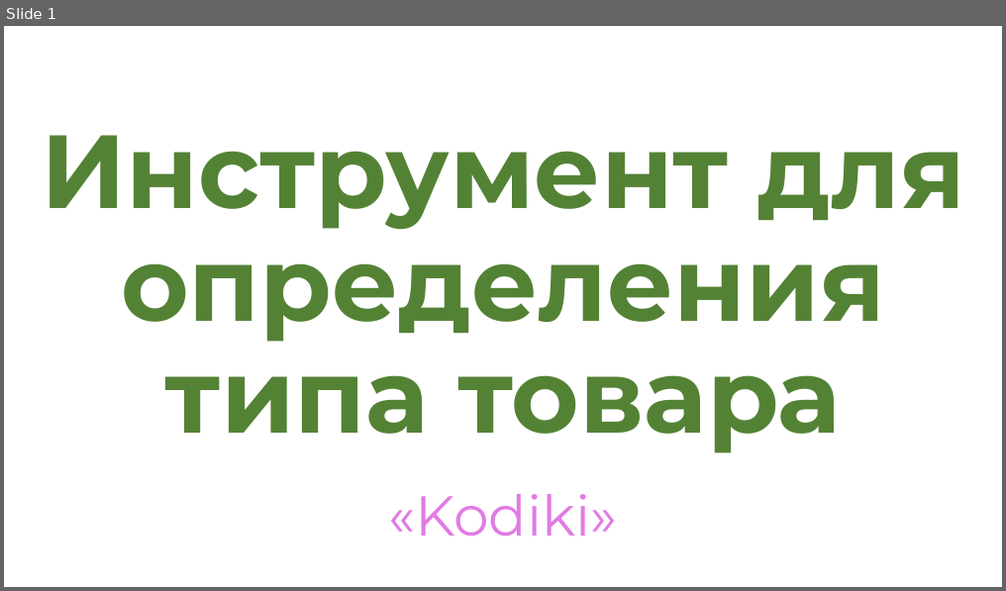
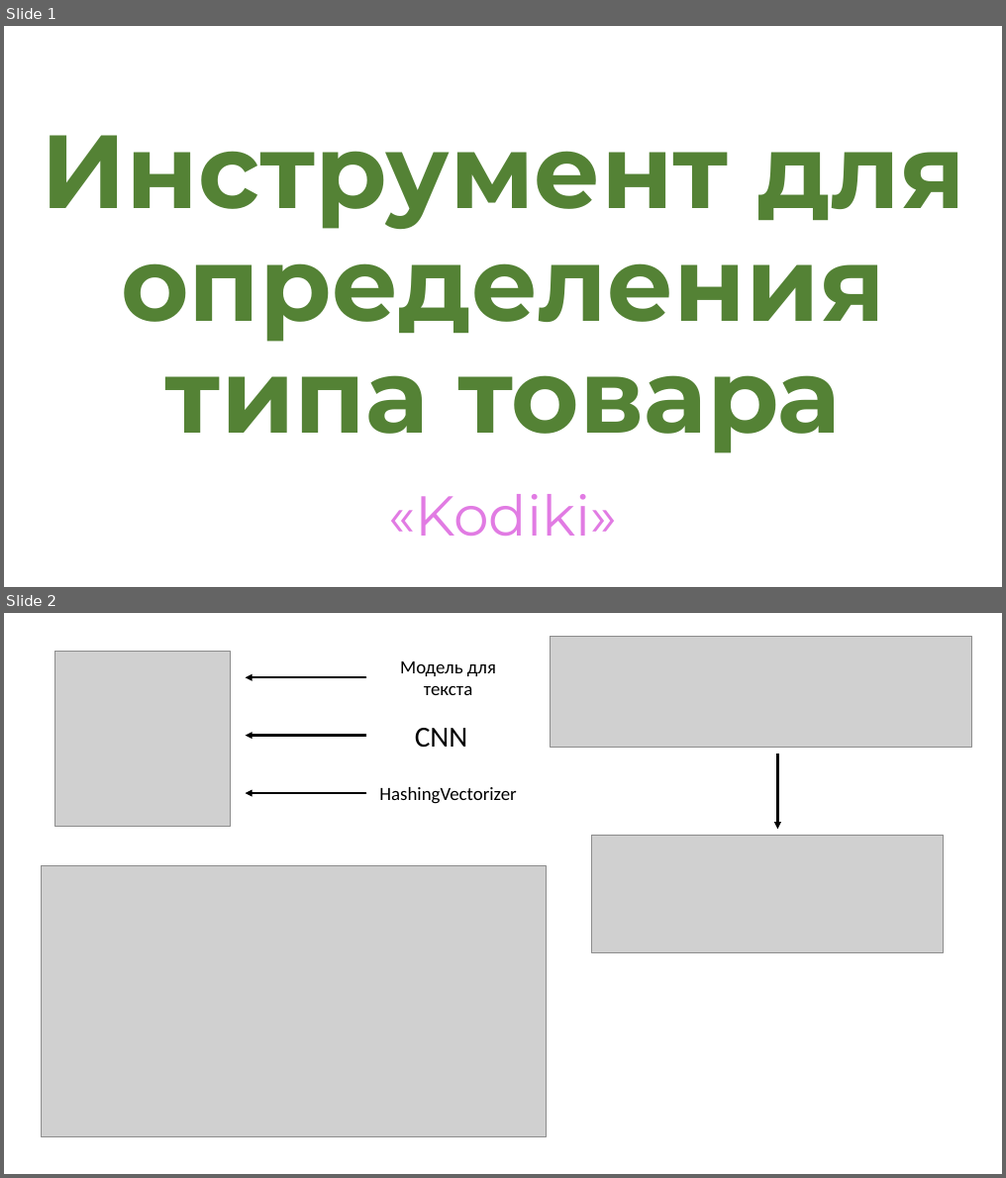
Before and after one commit to TheFlowDEV/cdek_case, a slide deck: Инструмент_для_определения_типа_товара.pptx. Shown one above the other, each under a label of ours: slide 1 before the commit, slides 1 and 2 after it. The pictures are 1006x591 and 1006x1178 pixels, drawn with LibreOffice and Linux fonts; fonts in the diff are those of the drawing; grey boxes stand for pictures. Boxes give left, top, right and bottom in pixels: in the first picture for what was removed or moved away, otherwise in the second. Text is boxed around its words. In the diff, an @@ line names an element or a change of style, - is before the commit and + after.

```diff
--- a/Инструмент_для_определения_типа_товара.pptx
+++ b/Инструмент_для_определения_типа_товара.pptx
@@ slide 2 added at <box>4,613,1002,1174</box>, background #FFFFFF @@
@@ picture added at <box>549,636,971,747</box> @@
@@ picture added at <box>54,652,230,827</box> @@
@@ text added at <box>400,662,496,695</box>, 18 pt, text #000000 @@
+Модель для текста
@@ arrow added from (367, 677) to (245, 677), #000000 2.25 pt @@
@@ text added at <box>415,728,468,748</box>, 28 pt, text #000000 @@
+CNN
@@ arrow added from (367, 736) to (245, 736), #000000 2.25 pt @@
@@ arrow added from (778, 754) to (778, 830), #000000 2.25 pt @@
@@ text added at <box>379,787,516,804</box>, 18 pt, text #000000 @@
+HashingVectorizer
@@ arrow added from (367, 793) to (245, 793), #000000 2.25 pt @@
@@ picture added at <box>592,835,944,953</box> @@
@@ picture added at <box>41,866,546,1137</box> @@
```
Also in this commit, not shown: 1 other slide added, 2 slides removed, 1 other file.
